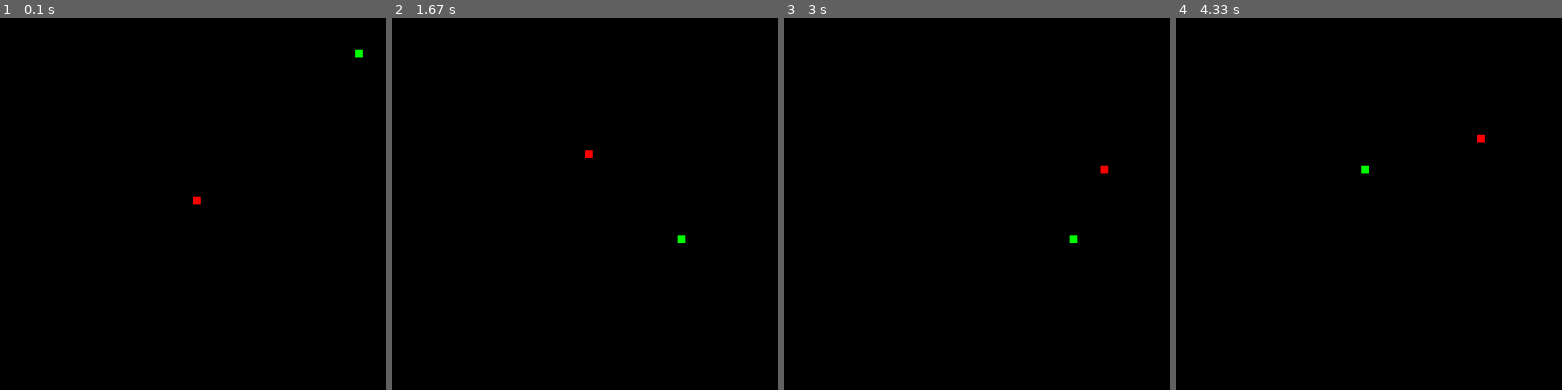
Above: before the commit, frames 1-4 (left to right).
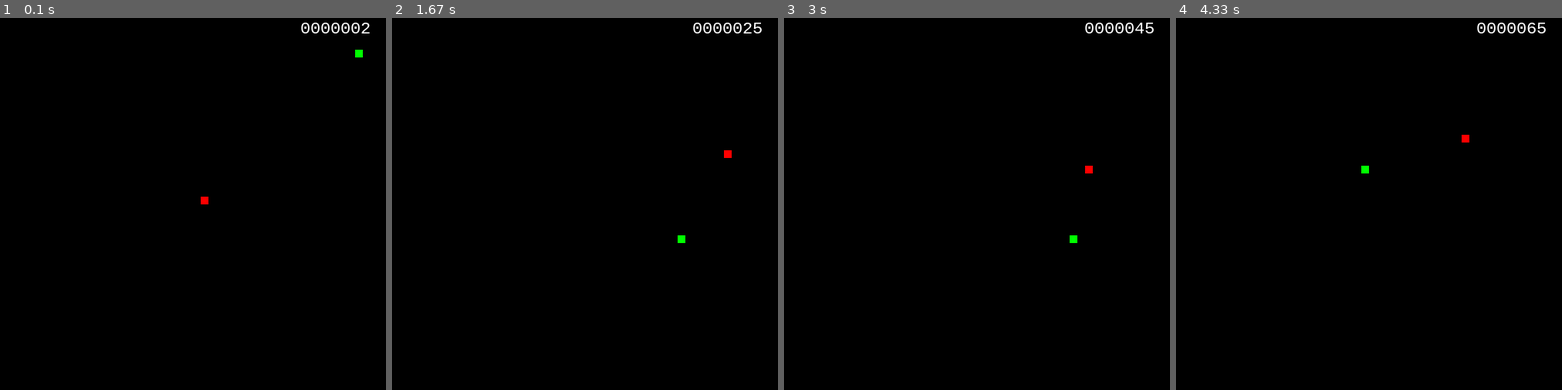
Above: after the commit, the same moments.

Repository: creeperplopper/pysnake
Game: pygame game, started from pygame - collision detection phase 2.py
The game is run twice, just before and just after one commit, with the same random seed, the same clock (stepped at 60 frames per second) and the same inputs.
Inputs:
- Up to frame 1 (0.1 s): no input
- Up to frame 2 (1.67 s): tap F at 0.33 s; hold Up 1.17-1.63 s
- Up to frame 3 (3 s): hold Right 1.67-2.13 s; hold Down from 2.73 s (still down)
- Up to frame 4 (4.33 s): release Down at 3.03 s; hold Left 3.07-3.47 s; tap F at 3.13, 3.57, 3.97, 4.27 s; hold Up 3.5-3.87 s; hold Right from 3.9 s (still down)

The runs differ from the first frame. In frame 1, 0.4% of the frame differs, in the area x 50-96%, y 1-51%; in frame 2, 0.4%; in frame 3, 0.4%; in frame 4, 0.4%.

Commit message:
Provide game score

Diff:
--- a/pygame - collision detection phase 2.py
+++ b/pygame - collision detection phase 2.py
@@ -2,6 +2,7 @@
 
 # initialise all pygame functions
 pygame.init()
+
 
 # Define variables for colours in (r,g,b) format
 WHITE = (255, 255, 255)
@@ -31,16 +32,31 @@
 hBox = 10
 
 # box will move in the x and y directions each loop cycle
-xMove = 0
+xMove = wBox
 yMove = 0
 
 xApple = random.randint(0, 49) * 10
 yApple = random.randint(0, 49) * 10
 
 snake = [[xPos, yPos]]
+score = 0
+
+fonts = pygame.font.get_fonts()
+print(len(fonts))
+for f in fonts:
+    print(f)
+
+
+def draw_score():
+    padded_score = str(score).zfill(7)
+    font = pygame.font.SysFont("consolas", 24)
+    img = font.render(padded_score, True, WHITE)
+    window.blit(img, (screenWidth - (img.get_width() + 20), 20))
+
 
 # Define a variable to control whether the game loop should run
 runGame = True
+
 while runGame == True:
 
     # Check to see if there has been a key press or
@@ -99,6 +115,7 @@
     # clear the game window, then draw the red square
     # at the location xPos, tPos
     if xPos == xApple and yPos == yApple:
+        score += 100
         xApple = random.randint(0, 49) * 10
         yApple = random.randint(0, 49) * 10
         snake.append([xPos, yPos])
@@ -108,6 +125,8 @@
     for seg in snake:
         pygame.draw.rect(window, RED, (seg[0], seg[1], wBox, hBox))
 
+    score += 1
+    draw_score()
     pygame.display.update()
 
     clock.tick(speed)
